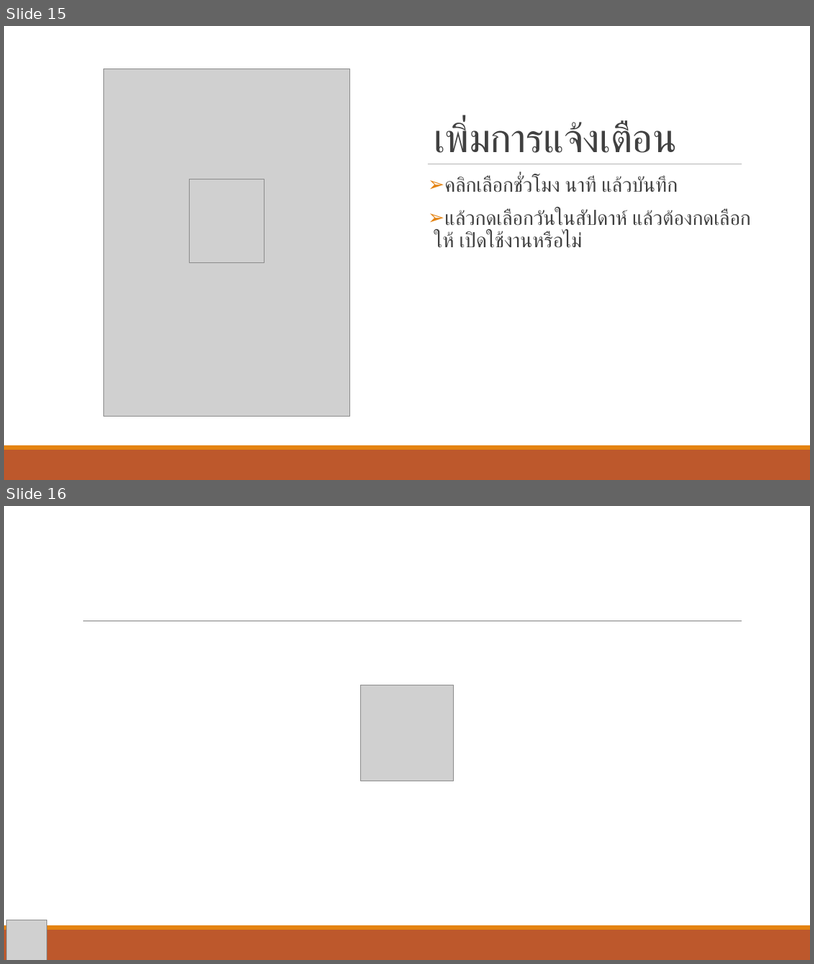
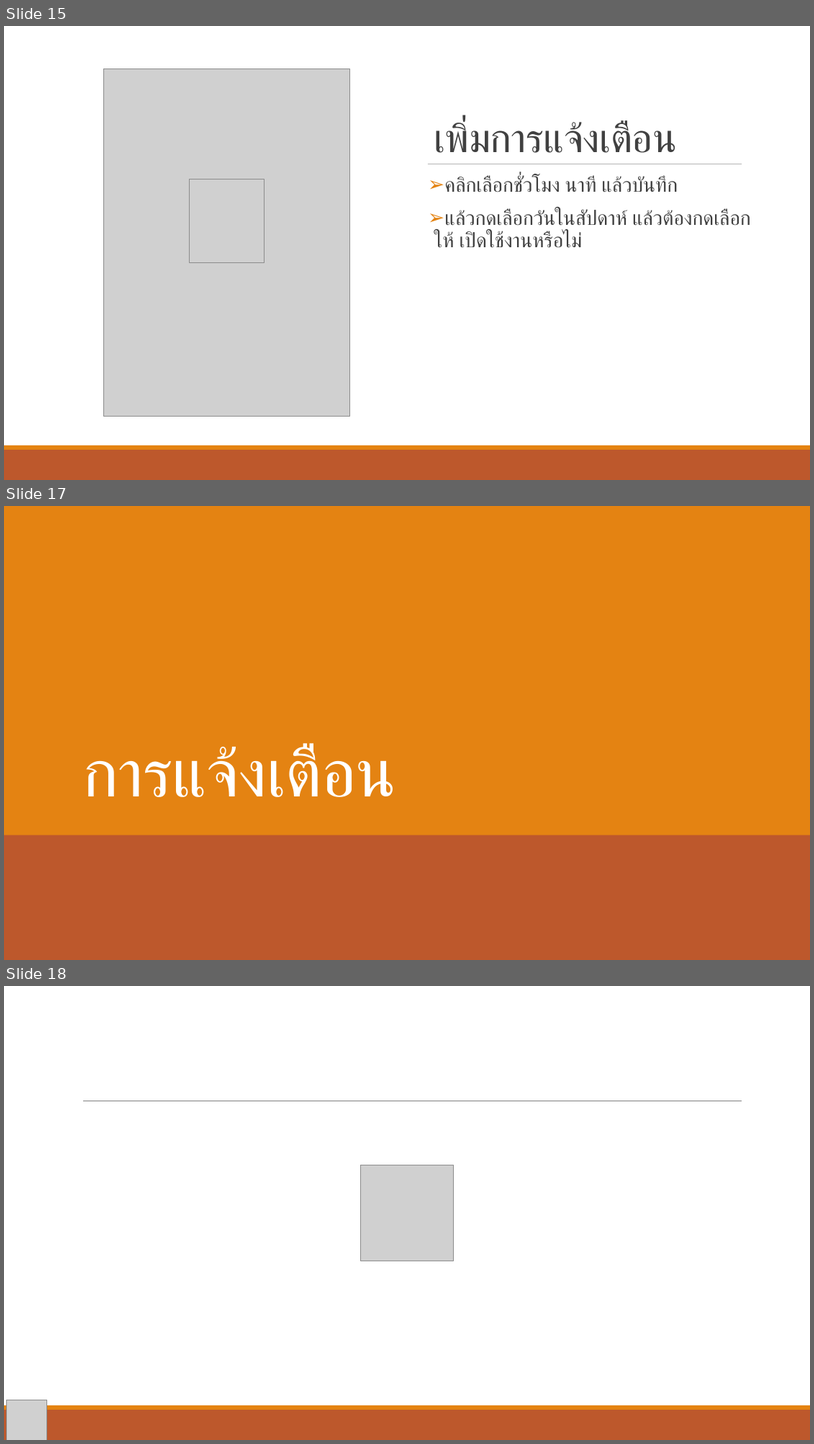
Before and after one commit to wannaphong/timenone, a slide deck: งานนำเสนอ.pptx. Shown one above the other, each under a label of ours: slides 15 and 16 before the commit, slides 15, 17 and 18 after it; the slides between them are not shown. The pictures are 814x964 and 814x1444 pixels, drawn with LibreOffice and Linux fonts; fonts in the diff are those of the drawing; grey boxes stand for pictures; background and template pictures are left out. Boxes give left, top, right and bottom in pixels: in the first picture for what was removed or moved away, otherwise in the second. Text is boxed around its words. In the diff, an @@ line names an element or a change of style, - is before the commit and + after.

```diff
--- a/งานนำเสนอ.pptx
+++ b/งานนำเสนอ.pptx
@@ slide 17 added at (4,506,810,960), background gradient #6F7F5D to #5A6A46 to #485439 @@
@@ rectangle added at (4,506,810,960), fill gradient #6F7F5D to #5A6A46 to #485439 @@
@@ rectangle added at (4,506,810,835), fill #E48312 @@
@@ title added at (82,744,396,797), 80 pt, text #FFFFFF @@
+การแจ้งเตือน
@@ rectangle added at (4,834,810,960), fill #BD582C @@
@@ rectangle added at (4,929,810,960), fill #BD582C @@
@@ rectangle added at (4,925,810,929), fill #E48312 @@
@@ what was slide 16 is now slide 18 @@
```
Also in this commit, not shown: 2 slides changed, 3 other slides added, 6 other files.
